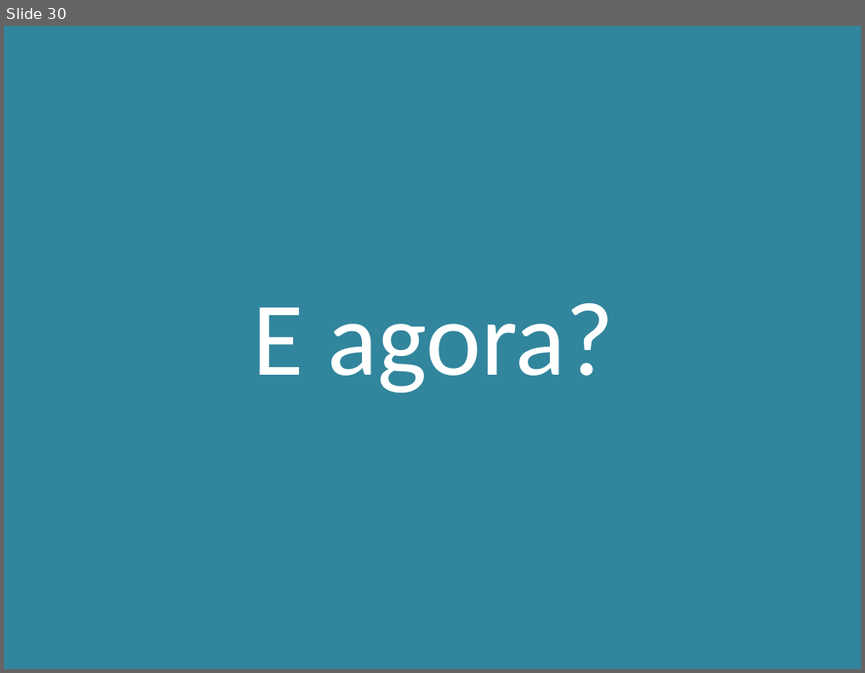
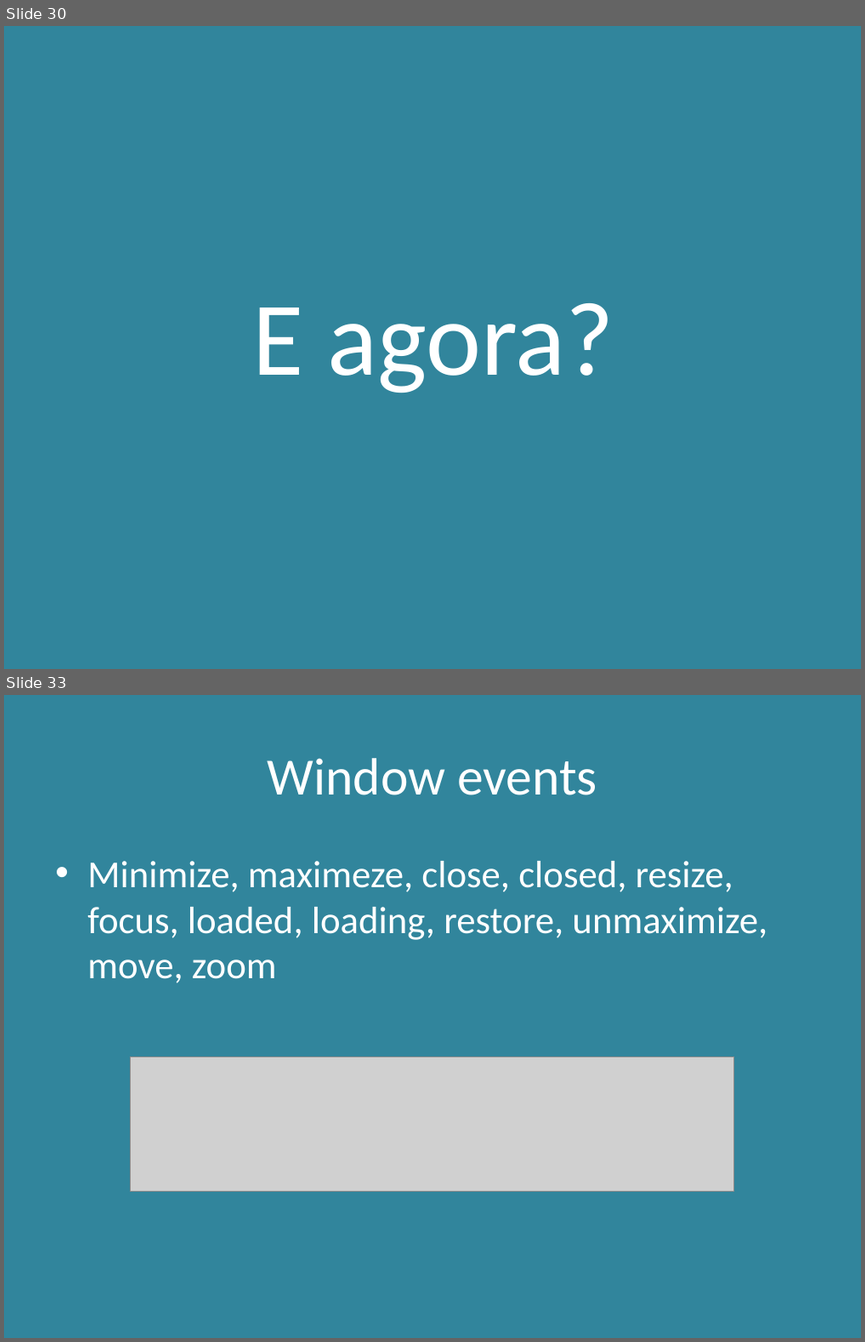
Before and after one commit to JayrAlencar/minicurso-nwjs, a slide deck: apresentacao.pptx. Shown one above the other, each under a label of ours: slide 30 before the commit, slides 30 and 33 after it; the slides between them are not shown. The pictures are 865x673 and 865x1342 pixels, drawn with LibreOffice and Linux fonts; fonts in the diff are those of the drawing; grey boxes stand for pictures. Boxes give left, top, right and bottom in pixels: in the first picture for what was removed or moved away, otherwise in the second. Text is boxed around its words. In the diff, an @@ line names an element or a change of style, - is before the commit and + after.

Commit message:
Exemplos menu e window - atualização da apresentação

```diff
--- a/apresentacao.pptx
+++ b/apresentacao.pptx
@@ slide 33 added at box(4, 695, 861, 1338), background #31859C @@
@@ title added at box(268, 758, 597, 795), 44 pt, text #FFFFFF @@
+Window events
@@ text added at box(87, 861, 767, 983), 32 pt, text #FFFFFF @@
+• Minimize, maximeze, close, closed, resize, focus, loaded, loading, restore, unmaximize, move, zoom
@@ picture added at box(131, 1056, 734, 1191) @@
```
Also in this commit, not shown: 6 other slides added, 1 slide removed, 5 other files.
